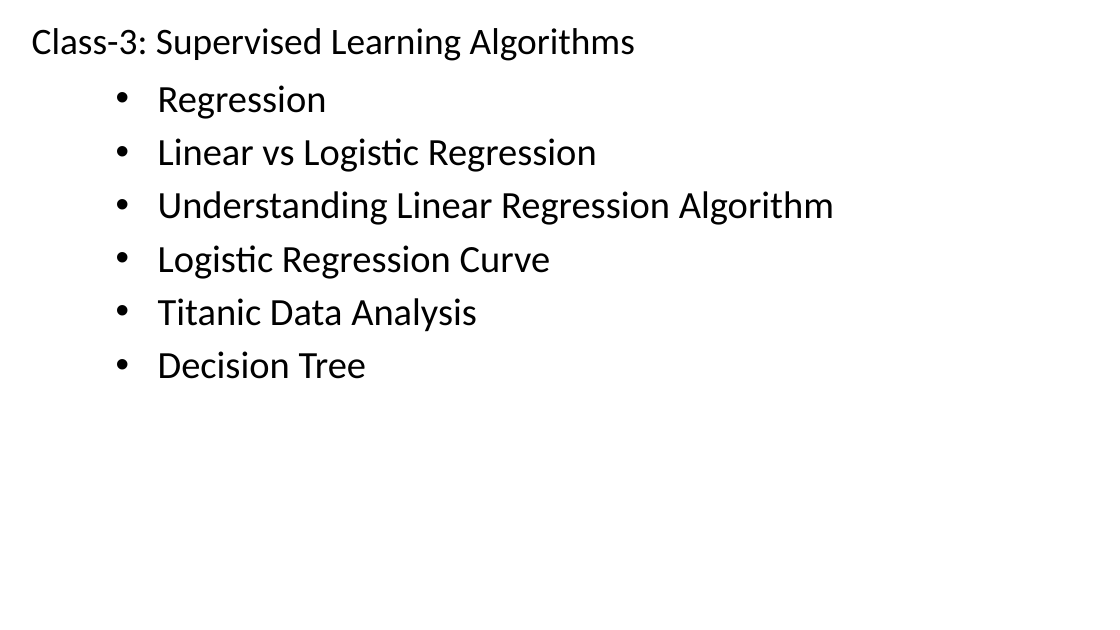
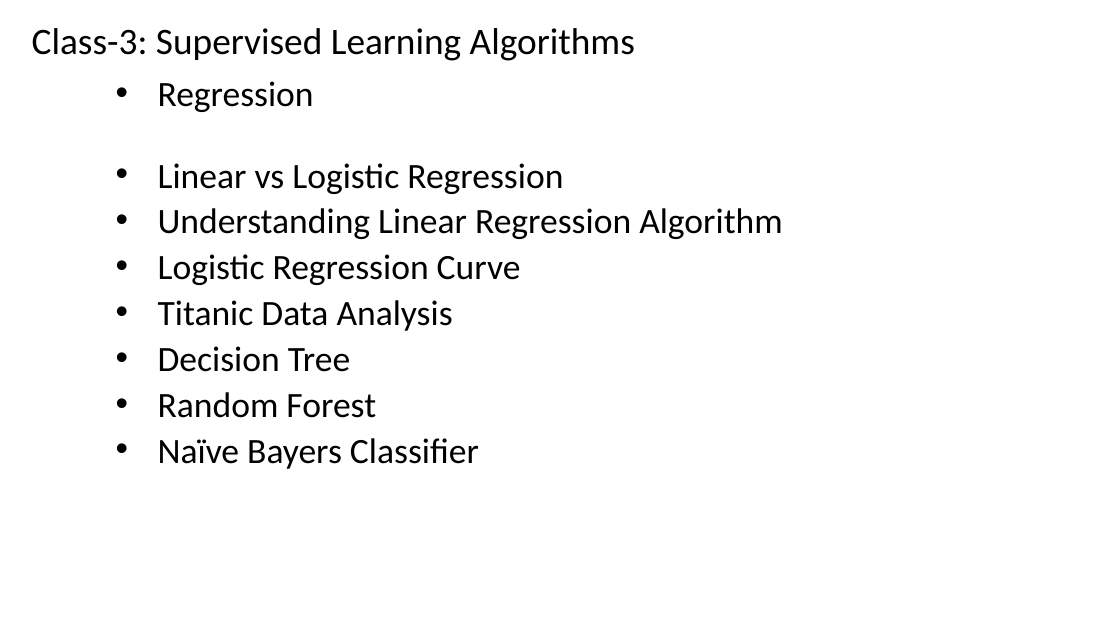
Before and after one commit to renshan2/accesspy, a slide deck: slide 18 of AI-ML-DL/Machine Learning.pptx. Drawn at 1120x630 pixels with LibreOffice and Linux fonts; fonts in the diff are those of the drawing. Boxes give left, top, right and bottom in pixels: in the first picture for what was removed or moved away, otherwise in the second. Text is boxed around its words. In the diff, an @@ line names an element or a change of style, - is before the commit and + after.

Commit message:
updates

```diff
--- a/AI-ML-DL/Machine Learning.pptx
+++ b/AI-ML-DL/Machine Learning.pptx
@@ subtitle at (158, 81, 782, 372): size 33 to 30.5 pt in "Regression", "Linear vs Logistic Regression", "Understanding Linear Regression Algorithm", "Logistic Regression Curve" and 2 more places; line spacing 0.9 to 0.8 @@
@@ subtitle at (158, 392, 479, 469): paragraphs added @@
+• Random Forest
+• Naïve Bayers Classifier
```
Also in this commit, not shown: 1 other slide changed, 1 slide added.
